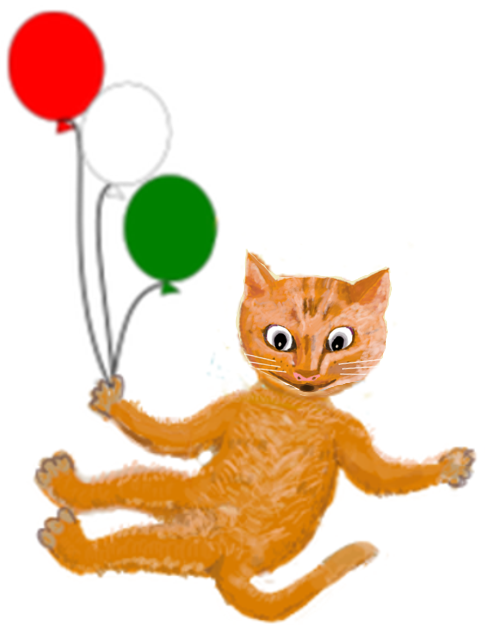
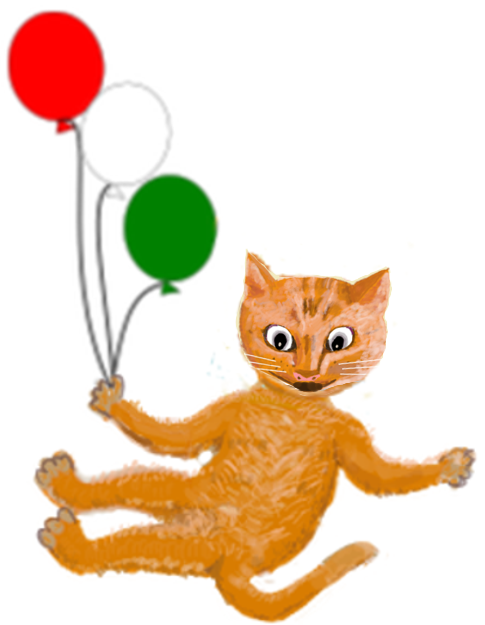
Two versions of the same layered image (485×625). Layer-by-layer changes:
painted on "Paint Layer 1" over [293, 381, 323, 392]
painted on "Background Merged" over [293, 381, 323, 392]
